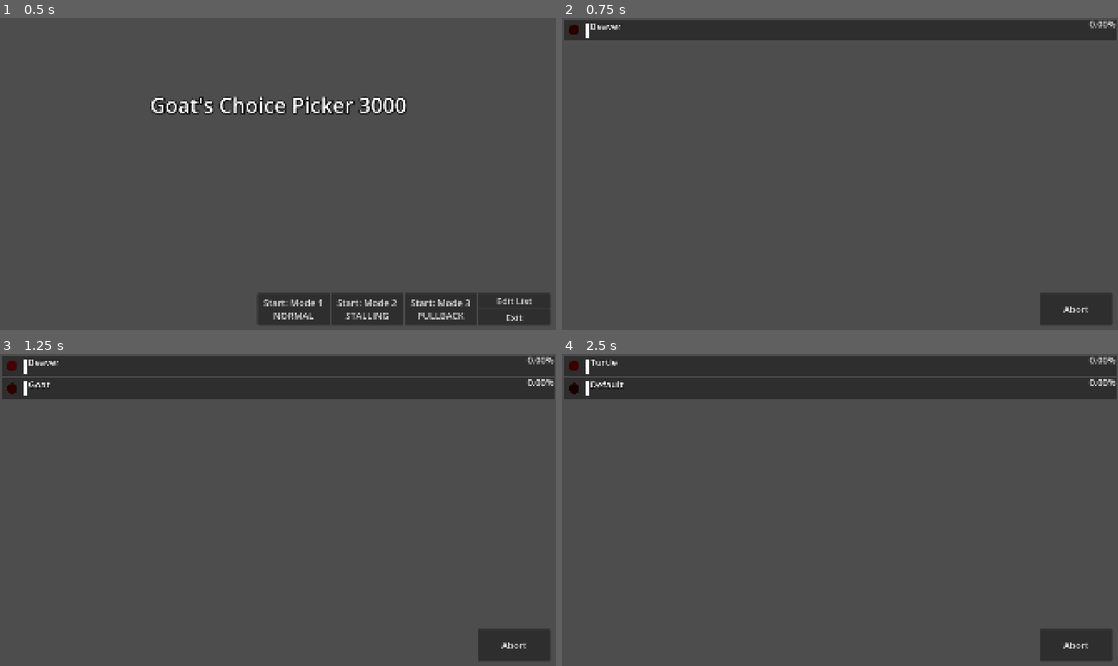
Above: before the commit, frames 1-4 (two rows, left to right).
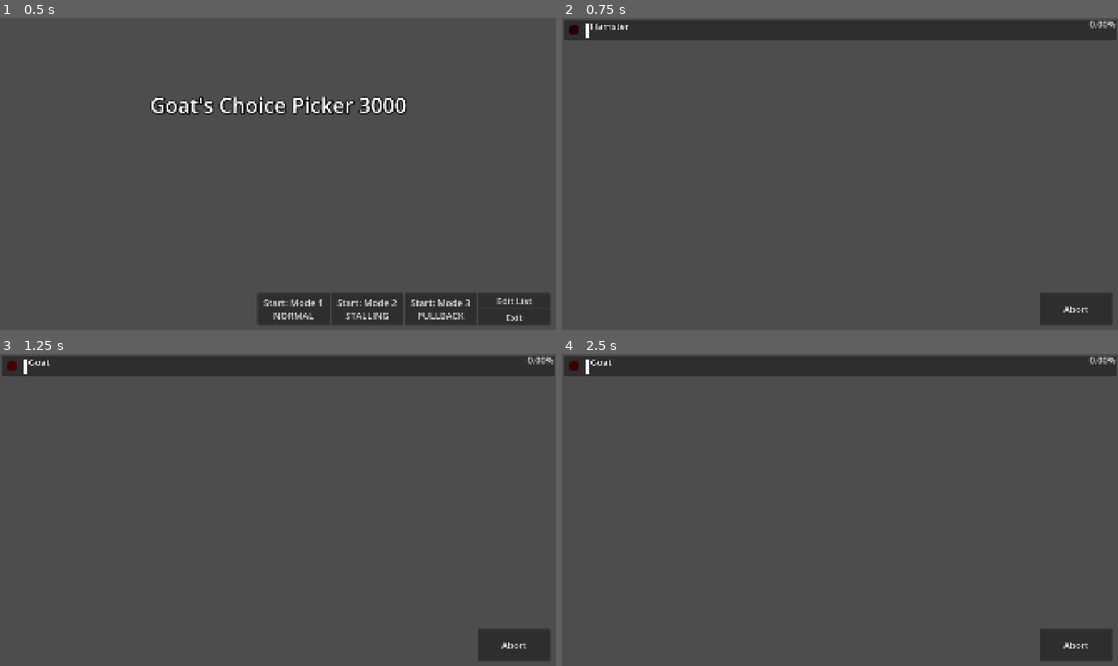
Above: after the commit, the same moments.

Repository: TheGoldenWombat/GoatPicker
Game: Godot game, scene res://main.tscn
Two runs of this game, one before a commit and one after it. Both use one fixed random seed, a clock stepped at 60 frames per second and the inputs below.
Inputs:
- Up to frame 1 (0.5 s): no input
- Up to frame 2 (0.75 s): click "Start: Mode 1 NORMAL" at 0.5 s
- Up to frame 3 (1.25 s): no input
- Up to frame 4 (2.5 s): click "Abort" at 1.25 s; click "Start: Mode 1 NORMAL" at 2 s

Frame 1 is identical in both runs. In frame 2, less than 0.1% of the frame differs, in the area x 5-12%, y 1-4%; in frame 3, 6.9%, in the area x 0-100%, y 1-15%; in frame 4, 6.9%.

Commit message:
Variable tweaks

Diff:
--- a/main.gd
+++ b/main.gd
@@ -1,4 +1,11 @@
 extends Node
+
+################################################################################
+# ------------------------------------ TODO ---------------------------------- #
+################################################################################
+
+# Reorganize folder structure
+
 
 ################################################################################
 # --------------------------------- PROCESSES -------------------------------- #
--- a/racer.gd
+++ b/racer.gd
@@ -36,10 +36,10 @@
 @export_range(0.0, 2.0, 0.5) var time_scale: float = 1.0
 
 ## Minimum time between rolls
-@export var timer_min: float = 2.0
+@export var timer_min: float = 1.5
 
 ## Maximum time between rolls
-@export var timer_max: float = 8.0
+@export var timer_max: float = 6.0
 
 
 @export_group("Padding")
@@ -123,6 +123,9 @@
 			print("Combo before breaker: " + str(current_combo))
 			current_roll = ceil(current_roll + current_combo + (current_combo * 0.5))
 			combo_controller.combo_breaker()
+			roll_indicator.set_roll_strength(get_roll_str())
+			roll_indicator.set_current_roll(current_roll)
+			roll_indicator.get_new_indicator_color()
 			print("Combo breaker roll: " + str(current_roll))
 		else:
 			combo_controller.reset_combo()
@@ -283,7 +286,7 @@
 			while new_choice == choice_label.text:
 				new_choice = choices_array.pick_random()
 			choice_label.text = new_choice
-			reel_timer = 0.08
+			reel_timer = 0.07
 		else:
 			reel_timer -= delta
 
--- a/racer_spawn.gd
+++ b/racer_spawn.gd
@@ -95,8 +95,10 @@
 		racer.randomizing_choice = true
 		add_child(racer)
 		sfx_reel_spin.play(randf_range(0.0,6.0))
-		await get_tree().create_timer(0.1).timeout # For debugging
-		#await get_tree().create_timer(1.5).timeout
+
+		#await get_tree().create_timer(0.1).timeout # For debugging
+		await get_tree().create_timer(1.5).timeout
+
 		sfx_reel_spin.stop()
 		sfx_reel_stop.play()
 		racer.randomizing_choice = false
--- a/roll_indicator.gd
+++ b/roll_indicator.gd
@@ -40,7 +40,7 @@
 
 
 func get_indicator_color() -> Color:
-	var hue: float = clamp(roll_strength * 0.5,0.0,0.5)
+	var hue: float = clamp(roll_strength * 0.7,0.0,0.5)
 	var value: float = clamp (roll_strength * 2 + 0.3, 0.0, 1.0)
 	return Color.from_hsv(hue, 1.0, value)
 
